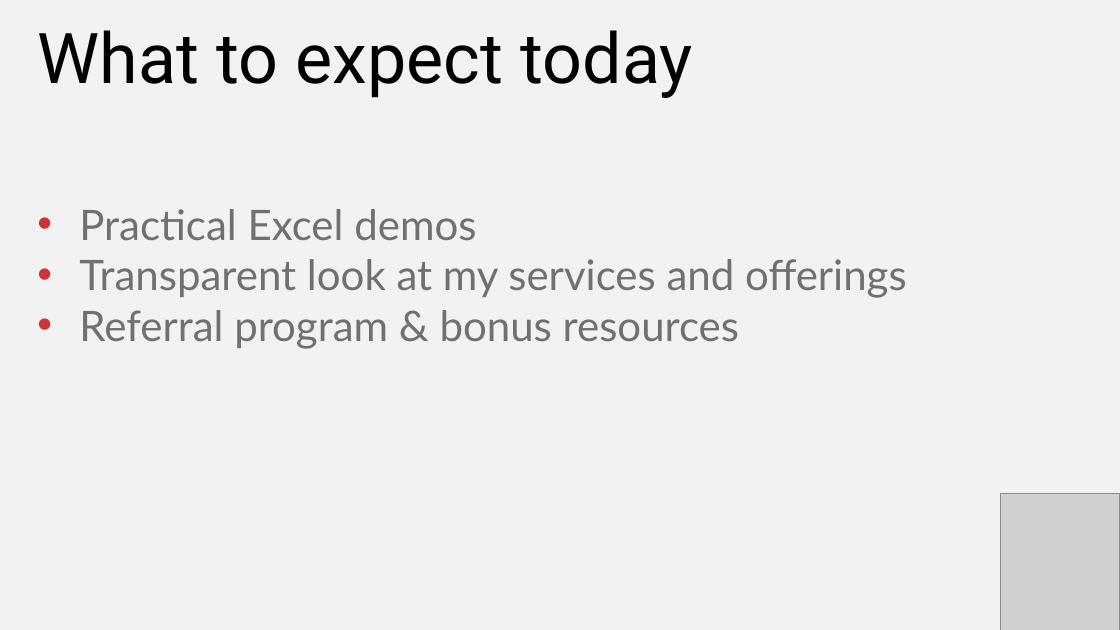
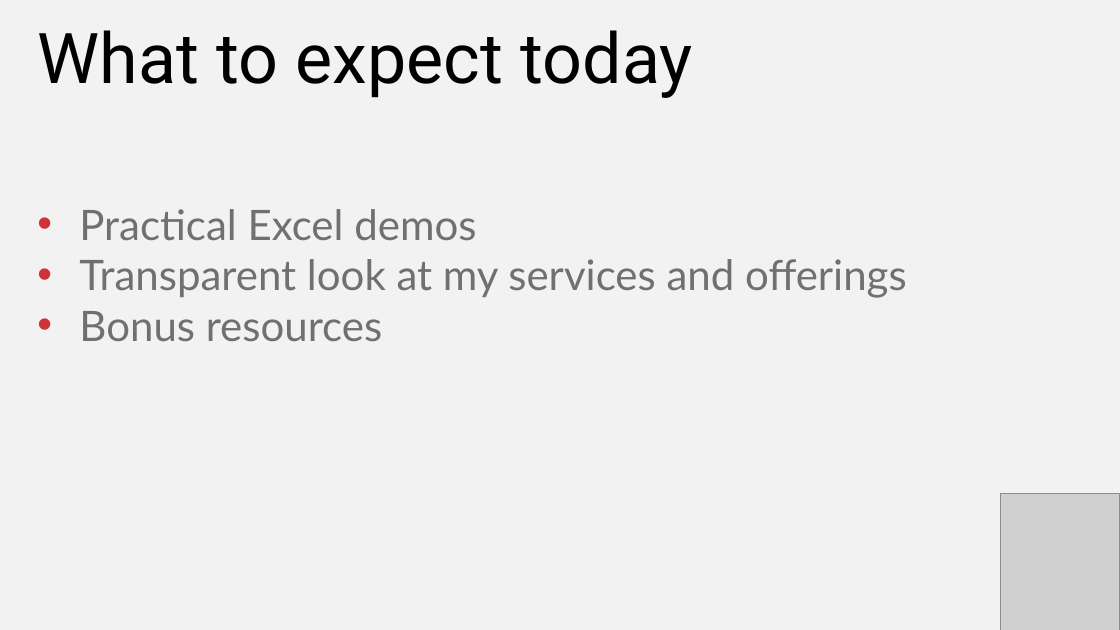
Before and after one commit to stringfestdata/modern-excel-demo-day, a slide deck: slide 3 of modern-excel-demo-day.pptx. Drawn at 1120x630 pixels with LibreOffice and Linux fonts; fonts in the diff are those of the drawing; grey boxes stand for pictures. Boxes give left, top, right and bottom in pixels: in the first picture for what was removed or moved away, otherwise in the second. Text is boxed around its words. In the diff, an @@ line names an element or a change of style, - is before the commit and + after.

```diff
--- a/modern-excel-demo-day.pptx
+++ b/modern-excel-demo-day.pptx
@@ text at (79, 311, 382, 342): text changed @@
-• Referral program & bonus resources
+• Bonus resources
```
Also in this commit, not shown: 2 other slides changed, 2 slides added, 2 slides removed.
